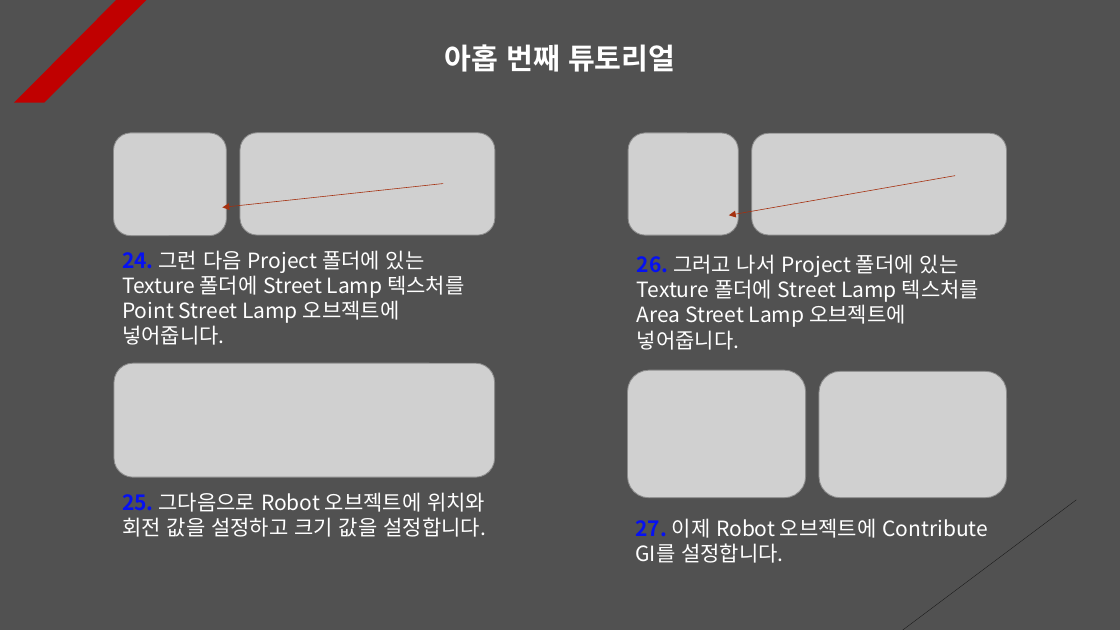
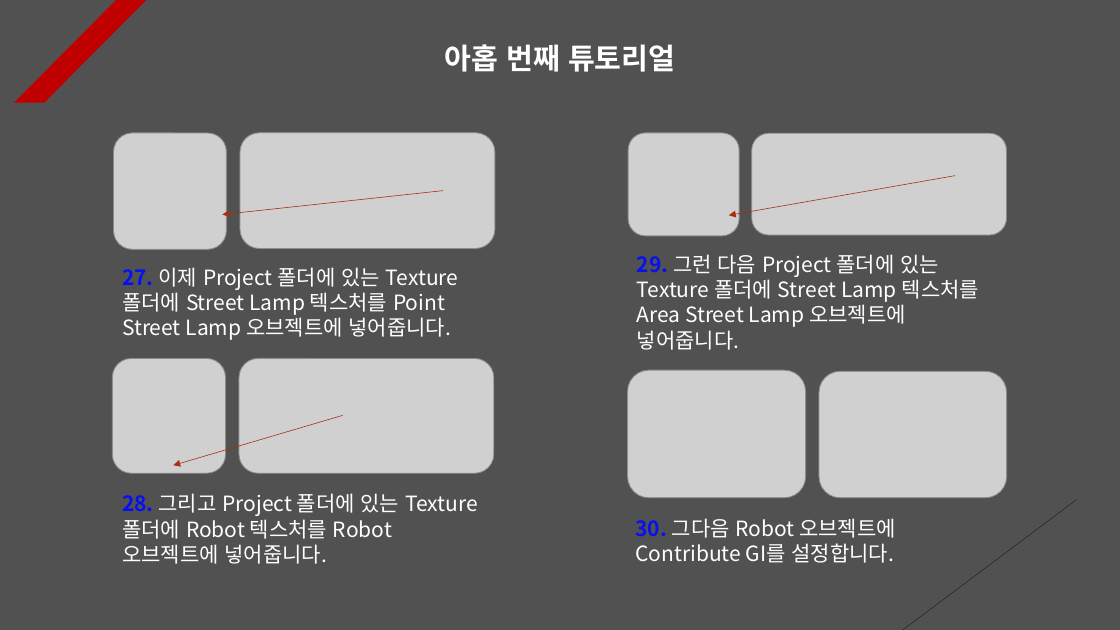
Before and after one commit to Unity2033/3D-UnityEngine, a slide deck: slide 9 of Assets/Light/PPT Data/Light Example.pptx (slide 8 before the commit). Drawn at 1120x630 pixels with LibreOffice and Linux fonts; fonts in the diff are those of the drawing; grey boxes stand for pictures. Boxes give left, top, right and bottom in pixels: in the first picture for what was removed or moved away, otherwise in the second. Text is boxed around its words. In the diff, an @@ line names an element or a change of style, - is before the commit and + after.

```diff
--- a/Assets/Light/PPT Data/Light Example.pptx
+++ b/Assets/Light/PPT Data/Light Example.pptx
@@ picture: place and size @@
-picture at bbox=[113, 133, 226, 235]
+picture at bbox=[113, 133, 226, 250]
@@ picture: place and size @@
-picture at bbox=[240, 133, 495, 235]
+picture at bbox=[240, 133, 495, 249]
@@ arrow moved from (444, 184) - (223, 208) to (444, 191) - (223, 214) @@
@@ text at bbox=[122, 267, 459, 340]: text changed @@
-24. 그런 다음 Project 폴더에 있는 Texture 폴더에 Street Lamp 텍스처를 Point Street Lamp 오브젝트에 넣어줍니다.
+27. 이제 Project 폴더에 있는 Texture 폴더에 Street Lamp 텍스처를 Point Street Lamp 오브젝트에 넣어줍니다.
@@ text at bbox=[637, 254, 979, 350]: text changed @@
-26. 그러고 나서 Project 폴더에 있는 Texture 폴더에 Street Lamp 텍스처를 Area Street Lamp 오브젝트에 넣어줍니다.
+29. 그런 다음 Project 폴더에 있는 Texture 폴더에 Street Lamp 텍스처를 Area Street Lamp 오브젝트에 넣어줍니다.
@@ picture added at bbox=[113, 359, 226, 474] @@
@@ picture: place and size @@
-picture at bbox=[114, 363, 495, 477]
+picture at bbox=[239, 359, 494, 474]
@@ arrow added from (343, 416) to (173, 465), #A5300F 0.5 pt dashed @@
@@ text at bbox=[122, 493, 478, 564]: text changed @@
-25. 그다음으로 Robot 오브젝트에 위치와 회전 값을 설정하고 크기 값을 설정합니다.
+28. 그리고 Project 폴더에 있는 Texture 폴더에 Robot 텍스처를 Robot 오브젝트에 넣어줍니다.
@@ text at bbox=[635, 518, 896, 563]: text changed @@
-27. 이제 Robot 오브젝트에 Contribute GI를 설정합니다.
+30. 그다음 Robot 오브젝트에 Contribute GI를 설정합니다.
```
Also in this commit, not shown: 16 other slides changed, 9 other files.
